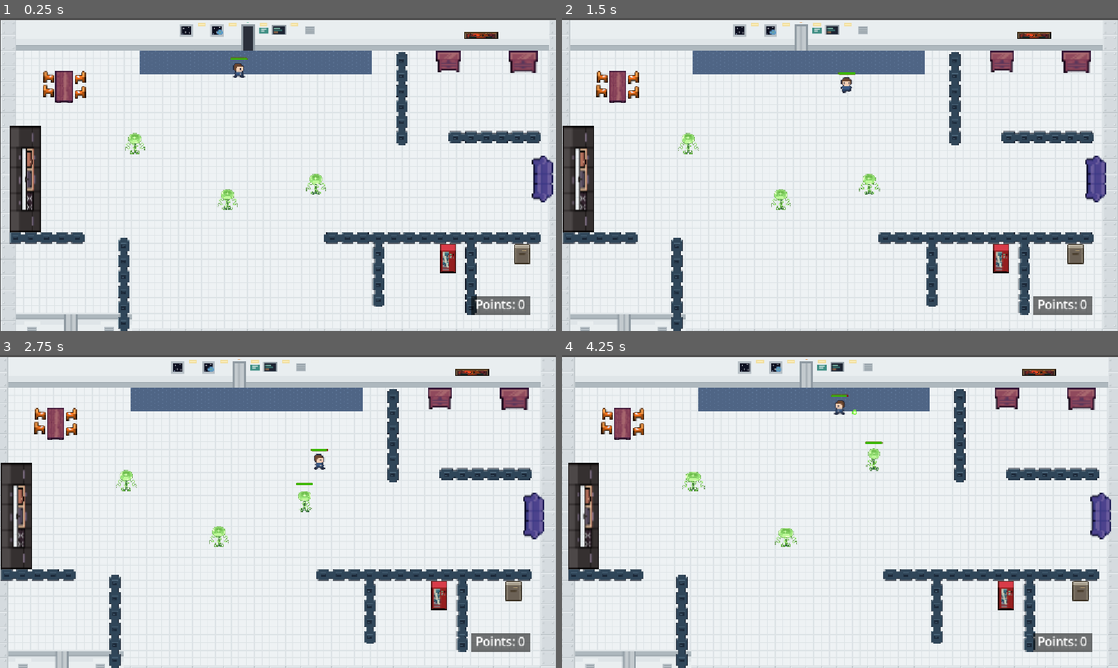
Above: before the commit, frames 1-4 (two rows, left to right).
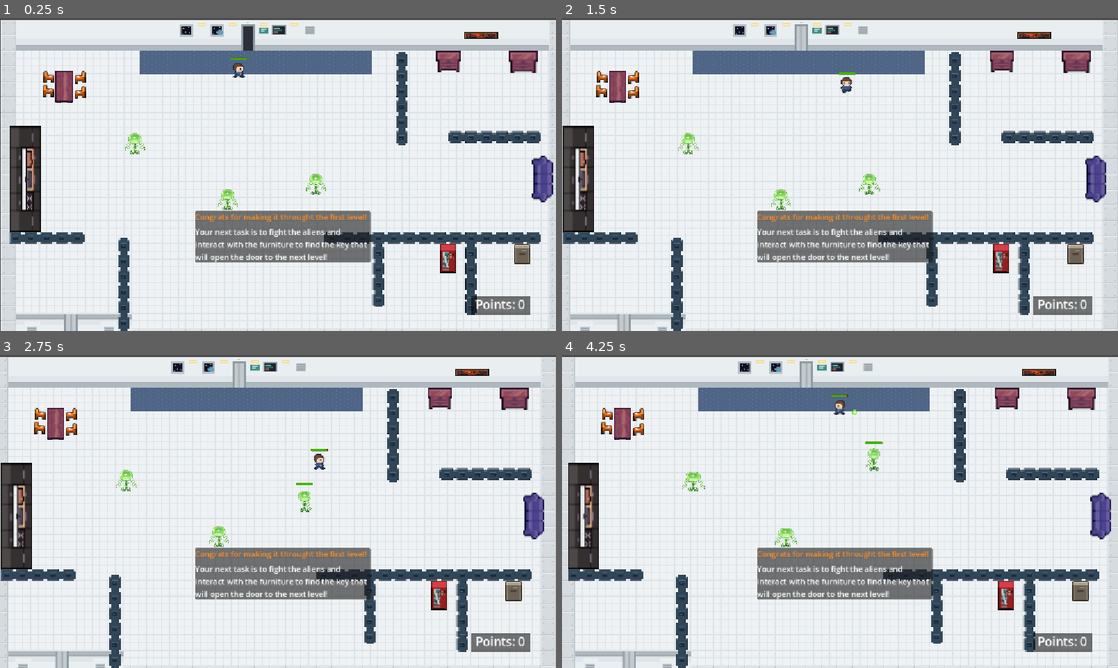
Above: after the commit, the same moments.

Repository: Simi-jpg/codesmelt-jam
Game: Godot game, scene res://scenes/level/kitchen.tscn
Two runs of this game, one before a commit and one after it. Both use one fixed random seed, a clock stepped at 60 frames per second and the inputs below.
Inputs (mouse positions are in pixels of both pictures, inside the frame that each line leads up to):
- Up to frame 1 (0.25 s): no input
- Up to frame 2 (1.5 s): tap Enter (interact) at 0.5, 0.6 s; move the mouse to (962, 158) at 0.52 s; hold Right (ui_right) 0.53-1.28 s; hold R 0.53-1.28 s; move the mouse to (728, 190) at 1.27 s; hold Down (ui_down) from 1.28 s (still down); tap R at 1.35 s
- Up to frame 3 (2.75 s): tap Enter (interact) at 1.55 s; move the mouse to (333, 442) at 2.02 s; release Down (ui_down) at 2.03 s; hold Right (ui_right) from 2.03 s (still down); hold R from 2.03 s (still down); click (333, 442) at 2.1 s
- Up to frame 4 (4.25 s): move the mouse to (812, 574) at 2.77 s; release Right (ui_right) at 2.78 s; release R at 2.78 s; hold Up (ui_up) 2.78-3.53 s; tap Enter (interact) at 2.85 s; move the mouse to (1006, 558) at 3.52 s; hold Left (ui_left) from 3.53 s (still down); hold R from 3.53 s (still down)

The runs differ from the first frame. In frame 1, 5.1% of the frame differs, in the area x 35-67%, y 61-79%; in frame 2, 5.0%; in frame 3, 5.0%; in frame 4, 5.1%.

Commit message:
kitchen update

Diff:
--- a/project-red-gem/scenes/items/StorageQuest.tscn
+++ b/project-red-gem/scenes/items/StorageQuest.tscn
@@ -3,13 +3,40 @@
 [ext_resource type="Script" uid="uid://dtwik4iqdx4hj" path="res://scripts/storage_quest.gd" id="1_d506k"]
 [ext_resource type="Texture2D" uid="uid://ciko3s4ckigc3" path="res://sprites/storage-equipment/terminal_scan_0.png" id="1_fy5jp"]
 [ext_resource type="Texture2D" uid="uid://dg44qece5ilgi" path="res://sprites/storage-equipment/terminal_scan_1.png" id="2_d506k"]
+[ext_resource type="Texture2D" uid="uid://qhu5fd0rt2jf" path="res://sprites/kitchen-furniture/Slice 337.png" id="2_ylw3v"]
 [ext_resource type="Texture2D" uid="uid://l1l5fyckh0wg" path="res://sprites/storage-equipment/terminal_scan_2.png" id="3_3v48f"]
 [ext_resource type="Texture2D" uid="uid://c3or4hrhjuv32" path="res://sprites/storage-equipment/reactor_console.png" id="3_g0gog"]
+[ext_resource type="Texture2D" uid="uid://v3vpsn3drwqn" path="res://sprites/kitchen-furniture/Slice 338.png" id="3_s8ves"]
 [ext_resource type="Texture2D" uid="uid://o8afs3yn0dat" path="res://sprites/storage-equipment/reactor_pulse_0.png" id="4_1w1k7"]
 [ext_resource type="Texture2D" uid="uid://ri8xvg4qrkfo" path="res://sprites/storage-equipment/terminal_scan_3.png" id="4_aw4e5"]
+[ext_resource type="Texture2D" uid="uid://dv1wg30jl5vq1" path="res://sprites/kitchen-furniture/Slice 339.png" id="4_cyefu"]
 [ext_resource type="Texture2D" uid="uid://da7yey6y6rqvg" path="res://sprites/storage-equipment/reactor_pulse_1.png" id="5_b5ms7"]
 [ext_resource type="Texture2D" uid="uid://bl4aoe3f308th" path="res://sprites/storage-equipment/reactor_pulse_2.png" id="6_ylw3v"]
 [ext_resource type="Texture2D" uid="uid://dc5iq610d76fy" path="res://sprites/storage-equipment/reactor_pulse_3.png" id="7_s8ves"]
+
+[sub_resource type="AtlasTexture" id="AtlasTexture_ylw3v"]
+atlas = ExtResource("4_cyefu")
+region = Rect2(0, 0, 29, 32)
+
+[sub_resource type="AtlasTexture" id="AtlasTexture_s8ves"]
+atlas = ExtResource("3_s8ves")
+region = Rect2(0, 0, 29, 32)
+
+[sub_resource type="AtlasTexture" id="AtlasTexture_yx0jf"]
+atlas = ExtResource("2_ylw3v")
+region = Rect2(0, 0, 16, 32)
+
+[sub_resource type="AtlasTexture" id="AtlasTexture_qo7ge"]
+atlas = ExtResource("2_ylw3v")
+region = Rect2(0, 0, 16, 32)
+
+[sub_resource type="AtlasTexture" id="AtlasTexture_7bo1d"]
+atlas = ExtResource("3_s8ves")
+region = Rect2(0, 0, 29, 32)
+
+[sub_resource type="AtlasTexture" id="AtlasTexture_lbckj"]
+atlas = ExtResource("4_cyefu")
+region = Rect2(0, 0, 29, 32)
 
 [sub_resource type="AtlasTexture" id="AtlasTexture_j48d4"]
 atlas = ExtResource("1_fy5jp")
@@ -53,6 +80,34 @@
 
 [sub_resource type="SpriteFrames" id="SpriteFrames_xkxdr"]
 animations = [{
+"frames": [{
+"duration": 1.0,
+"texture": SubResource("AtlasTexture_ylw3v")
+}, {
+"duration": 1.0,
+"texture": SubResource("AtlasTexture_s8ves")
+}, {
+"duration": 1.0,
+"texture": SubResource("AtlasTexture_yx0jf")
+}],
+"loop": 0,
+"name": &"fridge_offline",
+"speed": 5.0
+}, {
+"frames": [{
+"duration": 1.0,
+"texture": SubResource("AtlasTexture_qo7ge")
+}, {
+"duration": 1.0,
+"texture": SubResource("AtlasTexture_7bo1d")
+}, {
+"duration": 1.0,
+"texture": SubResource("AtlasTexture_lbckj")
+}],
+"loop": 0,
+"name": &"fridge_repair",
+"speed": 5.0
+}, {
 "frames": [{
 "duration": 1.0,
 "texture": SubResource("AtlasTexture_j48d4")
@@ -113,7 +168,7 @@
 
 [node name="AnimatedSprite2D" type="AnimatedSprite2D" parent="." unique_id=1207171981]
 sprite_frames = SubResource("SpriteFrames_xkxdr")
-animation = &"offline"
+animation = &"fridge_repair"
 
 [node name="CollisionShape2D" type="CollisionShape2D" parent="." unique_id=887683729]
 shape = SubResource("RectangleShape2D_s8ves")
@@ -126,4 +181,4 @@
 offset_bottom = -9.0
 theme_override_colors/font_color = Color(0.03529412, 0.90588236, 0.043137256, 1)
 theme_override_font_sizes/font_size = 9
-text = "Press R to repair"
+text = "Press R to collect key"
--- a/project-red-gem/scenes/items/health-potion.tscn
+++ b/project-red-gem/scenes/items/health-potion.tscn
@@ -31,4 +31,5 @@
 [node name="PointLight2D" type="PointLight2D" parent="." unique_id=698463872]
 scale = Vector2(1.375, 1.375)
 color = Color(1, 0.18039216, 1, 1)
+energy = 0.5
 texture = SubResource("GradientTexture2D_0cnue")
--- a/project-red-gem/scenes/items/message.tscn
+++ b/project-red-gem/scenes/items/message.tscn
@@ -25,5 +25,6 @@
 theme_override_colors/font_color = Color(1, 0.5411765, 0.12156863, 1)
 
 [node name="MessageLabel" type="Label" parent="PanelContainer/VBoxContainer" unique_id=1482852563]
+custom_minimum_size = Vector2(-10, -1)
 layout_mode = 2
 autowrap_mode = 2
--- a/project-red-gem/scenes/level/kitchen.tscn
+++ b/project-red-gem/scenes/level/kitchen.tscn
@@ -17,6 +17,7 @@
 [ext_resource type="Texture2D" uid="uid://5ep6ufax20fy" path="res://sprites/kitchen-furniture/drinks.png" id="11_550ae"]
 [ext_resource type="Texture2D" uid="uid://daqxu13ge70mr" path="res://sprites/kitchen-furniture/couch.png" id="12_rxn7h"]
 [ext_resource type="Texture2D" uid="uid://dovejbj65drtv" path="res://sprites/kitchen-furniture/key_big.png" id="12_vynyg"]
+[ext_resource type="PackedScene" uid="uid://c4f5i507gof4d" path="res://scenes/items/message.tscn" id="18_fp2bs"]
 
 [sub_resource type="TileSetAtlasSource" id="TileSetAtlasSource_gn54h"]
 texture = ExtResource("2_5f6wb")
@@ -379,6 +380,9 @@
 [sub_resource type="RectangleShape2D" id="RectangleShape2D_u4hrg"]
 size = Vector2(50, 109)
 
+[sub_resource type="RectangleShape2D" id="RectangleShape2D_y1m3c"]
+size = Vector2(64.957016, 77.036255)
+
 [sub_resource type="CircleShape2D" id="CircleShape2D_j7v7n"]
 radius = 125.035995
 
@@ -523,10 +527,48 @@
 position = Vector2(147, 623.99994)
 rotation = 3.142695
 
+[node name="Area2D" type="Area2D" parent="ExitDoor" unique_id=1891833187]
+
+[node name="CollisionShape2D" type="CollisionShape2D" parent="ExitDoor/Area2D" unique_id=912596053]
+position = Vector2(-0.4476471, 28.518127)
+shape = SubResource("RectangleShape2D_y1m3c")
+
 [node name="Fridge" parent="." unique_id=2093346318 instance=ExtResource("4_sd537")]
 position = Vector2(1082, 469.00006)
 rotation = -0.0041737547
 scale = Vector2(2.11278, 1.2940855)
+
+[node name="Message_Key" parent="Fridge" unique_id=1939152418 instance=ExtResource("18_fp2bs")]
+offset = Vector2(-120, 400)
+transform = Transform2D(1, 0, 0, 1, -120, 400)
+
+[node name="PanelContainer" parent="Fridge/Message_Key" index="0" unique_id=2118652733]
+custom_minimum_size = Vector2(-1, 90)
+offset_left = 30.0
+offset_top = 6.000001
+offset_right = 394.0
+offset_bottom = 108.0
+scale = Vector2(0.64, 0.541469)
+
+[node name="MessageLabel" parent="Fridge/Message_Key/PanelContainer/VBoxContainer" parent_id_path=PackedInt32Array(1939152418, 1537453846) index="1" unique_id=1482852563]
+theme_override_font_sizes/font_size = 30
+horizontal_alignment = 1
+
+[node name="Message_Key2" parent="Fridge" unique_id=1082204629 instance=ExtResource("18_fp2bs")]
+offset = Vector2(-120, 400)
+transform = Transform2D(1, 0, 0, 1, -120, 400)
+
+[node name="PanelContainer" parent="Fridge/Message_Key2" index="0" unique_id=2118652733]
+custom_minimum_size = Vector2(-1, 90)
+offset_left = 31.0
+offset_top = 71.0
+offset_right = 395.0
+offset_bottom = 173.0
+scale = Vector2(0.64, 0.541469)
+
+[node name="MessageLabel" parent="Fridge/Message_Key2/PanelContainer/VBoxContainer" parent_id_path=PackedInt32Array(1082204629, 1537453846) index="1" unique_id=1482852563]
+theme_override_font_sizes/font_size = 30
+horizontal_alignment = 1
 
 [node name="Key" type="Sprite2D" parent="Fridge" unique_id=305525798]
 visible = false
@@ -583,7 +625,19 @@
 scale = Vector2(2.1875, 0.81250006)
 texture = ExtResource("9_vynyg")
 
+[node name="Message" parent="." unique_id=1304700228 instance=ExtResource("18_fp2bs")]
+offset = Vector2(-120, 400)
+transform = Transform2D(1, 0, 0, 1, -120, 400)
+
+[node name="PanelContainer" parent="Message" index="0" unique_id=2118652733]
+offset_left = -52.0
+offset_right = 312.0
+offset_bottom = 102.0
+
 [editable path="potion"]
+[editable path="Fridge/Message_Key"]
+[editable path="Fridge/Message_Key2"]
 [editable path="GlowyAlien2"]
 [editable path="GlowyAlien3"]
 [editable path="aliens"]
+[editable path="Message"]
--- a/project-red-gem/scripts/fridge.gd
+++ b/project-red-gem/scripts/fridge.gd
@@ -4,6 +4,9 @@
 
 @onready var fridge_sprite: AnimatedSprite2D = $AnimatedSprite2D
 @onready var key: Sprite2D = $Key
+@onready var message = $Message_Key
+@onready var message2 = $Message_Key2
+
 
 var key_available = false
 var key_collected = false
@@ -19,31 +22,35 @@
 
 func _process(delta):
 	if player_near and Input.is_action_just_pressed("interact"):
-		if not opened:
-			fridge_sprite.play("fridge_open")
-			opened = true
-			await get_tree().create_timer(1.0).timeout
-			key.visible = true
-			key_available = true
+			if not opened:
+				fridge_sprite.play("fridge_open")
+				opened = true
+				await get_tree().create_timer(1.0).timeout
+				key.visible = true
+				key_available = true
 
-			key.position.y += 20
+				key.position.y += 20
 
-			var tween = create_tween()
-			tween.tween_property(key, "position:y", key.position.y + 30, 0.5)
+				var tween = create_tween()
+				tween.tween_property(key, "position:y", key.position.y + 30, 0.5)
 	if key_available and not key_collected and Input.is_key_pressed(KEY_R):
-		key_collected = true
-		key_available = false
-		key.visible = false
-		print("KEY COLLECTED!")
-		key_collected_signal.emit()
+			key_collected = true
+			key_available = false
+			key.visible = false
+			print("KEY COLLECTED!")
+			key_collected_signal.emit()
 
 func _on_area_2d_body_entered(body):
 	if body.name == "Player":
 		player_near = true
-
+		message.show_message("", "Press Enter to open fridge")
 func _on_area_2d_body_exited(body):
 	if body.name == "Player":
 		player_near = false
+		message.hide()
 		if opened:
+			message2.show_message("", "Press R to collect key", 10)
 			fridge_sprite.play("fridge_close")
+
+
 			opened = false
--- a/project-red-gem/scripts/kitchen.gd
+++ b/project-red-gem/scripts/kitchen.gd
@@ -3,13 +3,15 @@
 @onready var main_door = $Door/AnimatedSprite2D
 @onready var exit_door = $ExitDoor/AnimatedSprite2D
 @onready var fridge = $Fridge
-
+@onready var message = $Message
 
 
 func _ready():
 	main_door.play("door_close")
 	exit_door.frame = 3
 	fridge.key_collected_signal.connect(_on_key_collected)
+	message.show_message("Congrats for making it throught the first level!",
+	 "Your next task is to fight the aliens and interact with the furniture to find the key that will open the door to the next level!", 10.0)
 
 func _on_key_collected():
 	exit_door.play("door_open")
